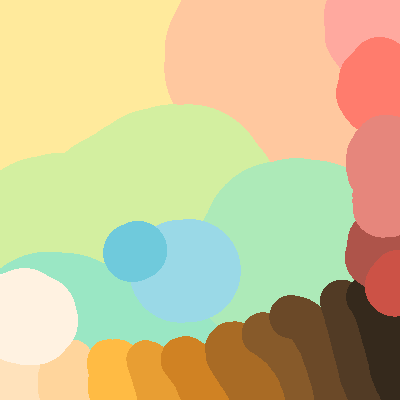
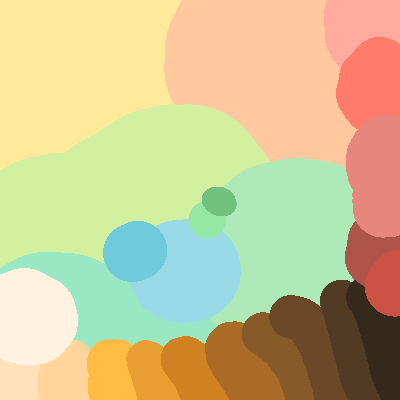
Layered file, before and after one edit (400x400). Changes by layer:
painted on "Målarlager 3" over [189, 187, 237, 239]
painted on "Bakgrund" over [189, 187, 237, 239]
